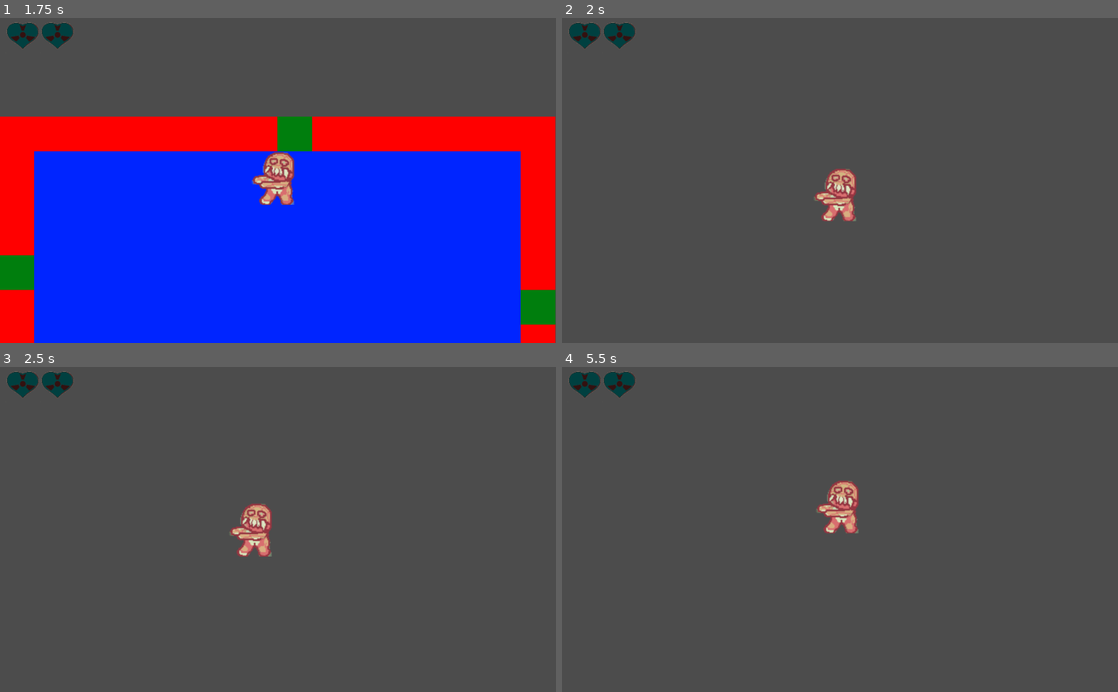
Above: before the commit, frames 1-4 (two rows, left to right).
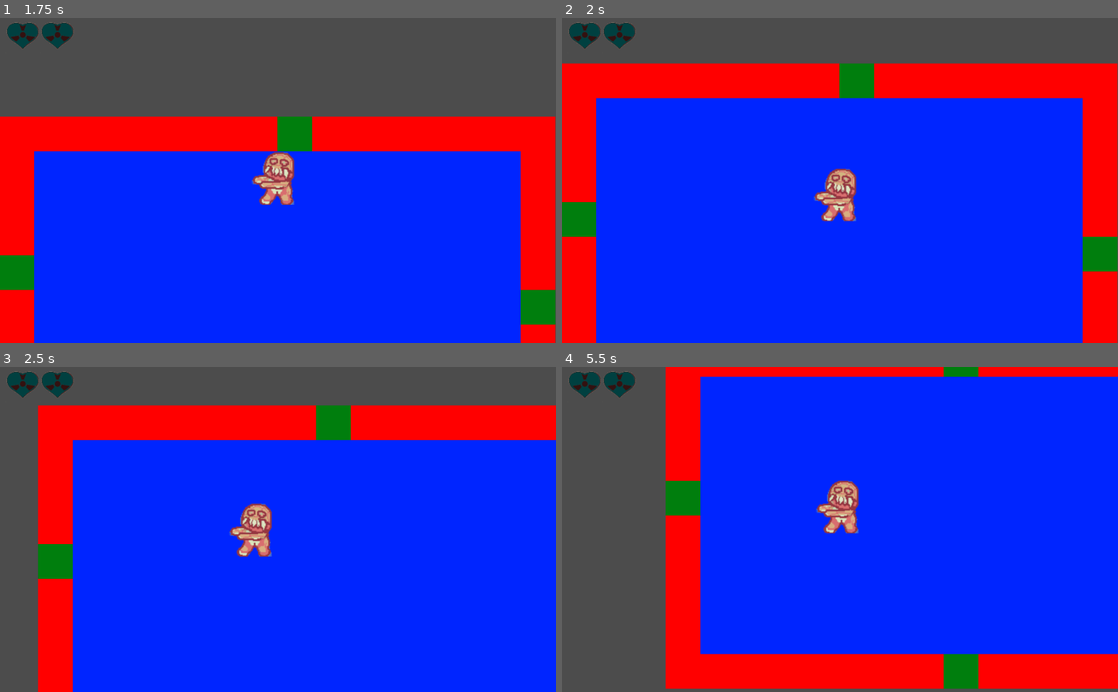
Above: after the commit, the same moments.

Repository: DevFTB/radi8-m8
Game: Godot game, scene res://Main.tscn
The game is run twice, just before and just after one commit, with the same random seed, the same clock (stepped at 60 frames per second) and the same inputs.
Inputs:
- Up to frame 1 (1.75 s): tap Enter at 0.5 s; hold Up (ui_up) from 0.53 s (still down)
- Up to frame 2 (2 s): keep holding Up (ui_up)
- Up to frame 3 (2.5 s): release Up (ui_up) at 2.03 s; hold Left (ui_left) from 2.03 s (still down)
- Up to frame 4 (5.5 s): release Left (ui_left) at 3.53 s; hold Down (ui_down) 3.53-4.28 s; hold Right (ui_right) 4.28-5.03 s; hold Up (ui_up) from 5.03 s (still down)

Frame 1 is identical in both runs. In frame 2, 85% of the frame differs, in the area x 0-100%, y 13-100%; in frame 3, 81%; in frame 4, 80%.

Commit message:
Commited unstaged file

Diff:
--- a/game/Scripts/Player.gd
+++ b/game/Scripts/Player.gd
@@ -57,7 +57,7 @@
 			var tile_pos = collision.collider.world_to_map(collision.position - collision.normal)
 			var tile_id = collision.collider.get_cellv(tile_pos)
 			if tile_id == 3:
-				emit_signal("door_collision", [0, 0])
+				emit_signal("door_collision", [tile_pos[0], tile_pos[1]])
 
 
 
